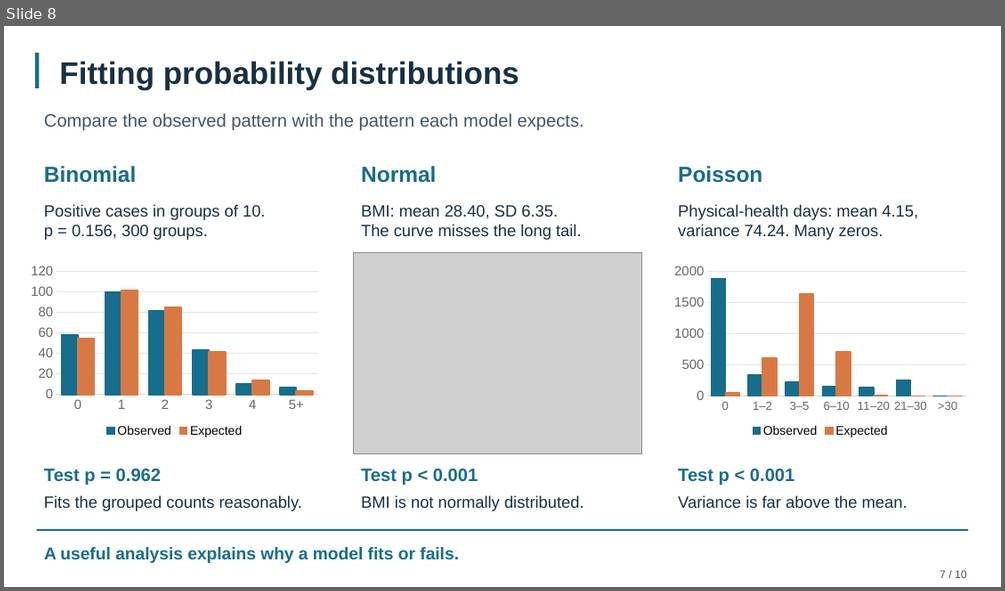
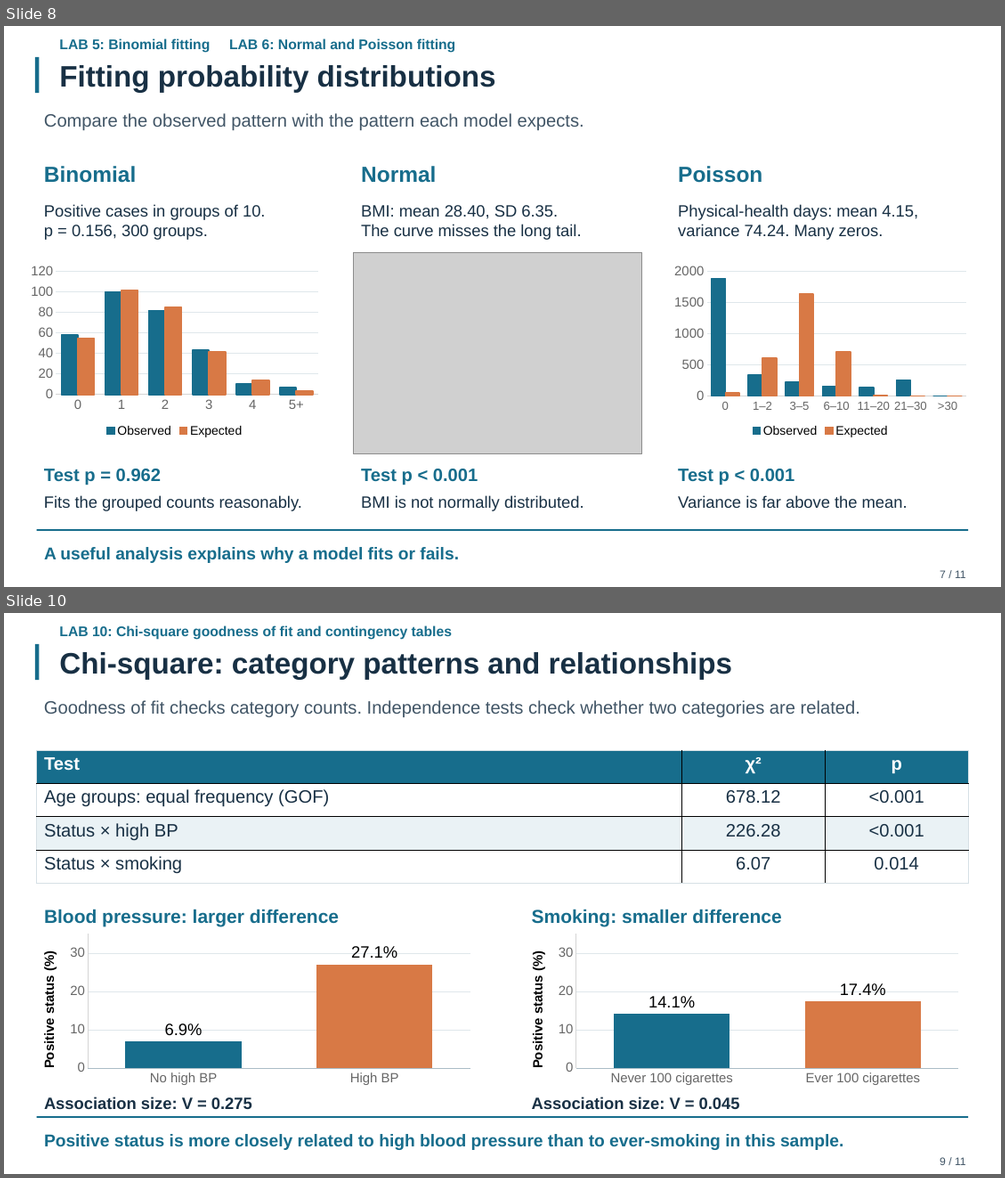
Before and after one commit to aryan8678/Maths-lab-project, a slide deck: submission/Diabetes_Statistics_Presentation.pptx. Shown one above the other, each under a label of ours: slide 8 before the commit, slides 8 and 10 after it; the slides between them are not shown. The pictures are 1005x591 and 1005x1178 pixels, drawn with LibreOffice and Linux fonts; fonts in the diff are those of the drawing; grey boxes stand for pictures. Boxes give left, top, right and bottom in pixels: in the first picture for what was removed or moved away, otherwise in the second. Text is boxed around its words. In the diff, an @@ line names an element or a change of style, - is before the commit and + after.

```diff
--- a/submission/Diabetes_Statistics_Presentation.pptx
+++ b/submission/Diabetes_Statistics_Presentation.pptx
@@ slide 10 added at <box>4,613,1001,1174</box>, background #FFFFFF @@
@@ text added at <box>59,625,452,640</box>, 13.5 pt, text #176D8C, bold @@
+LAB 10: Chi-square goodness of fit and contingency tables
@@ rectangle added at <box>35,644,39,681</box>, fill #176D8C @@
@@ text added at <box>59,652,732,680</box>, 28.5 pt, text #183044, bold @@
+Chi-square: category patterns and relationships
@@ text added at <box>44,700,860,717</box>, 17.2 pt, text #415566 @@
+Goodness of fit checks category counts. Independence tests check whether two categories are related.
@@ table added at <box>37,750,969,883</box>, 4 rows, 3 columns @@
+Test | χ² | p
+Age groups: equal frequency (GOF) | 678.12 | <0.001
+Status × high BP | 226.28 | <0.001
+Status × smoking | 6.07 | 0.014
@@ column chart added at <box>25,931,479,1088</box> @@
+categories: No high BP, High BP
+Series 1: 6.9, 27.1
@@ text added at <box>44,908,339,927</box>, 18 pt, text #176D8C, bold @@
+Blood pressure: larger difference
@@ column chart added at <box>513,931,967,1088</box> @@
+categories: Never 100 cigarettes, Ever 100 cigarettes
+Series 1: 14.1, 17.4
@@ text added at <box>532,908,781,927</box>, 18 pt, text #176D8C, bold @@
+Smoking: smaller difference
@@ rectangle added at <box>37,1116,969,1118</box>, fill #176D8C @@
@@ text added at <box>44,1096,252,1109</box>, 15.8 pt, text #183044, bold @@
+Association size: V = 0.275
@@ text added at <box>532,1096,740,1109</box>, 15.8 pt, text #183044, bold @@
+Association size: V = 0.045
@@ text added at <box>44,1134,843,1150</box>, 16.5 pt, text #176D8C, bold @@
+Positive status is more closely related to high blood pressure than to ever-smoking in this sample.
@@ text added at <box>939,1157,966,1165</box>, 10.5 pt, text #415566 @@
+9 / 11
@@ slide 8 changed as well @@
@@ text added at <box>59,38,456,53</box>, 13.5 pt, text #176D8C, bold @@
+LAB 5: Binomial fitting LAB 6: Normal and Poisson fitting
@@ rectangle: place and size @@
-rectangle at <box>35,52,39,88</box>
+rectangle at <box>35,57,39,94</box>
@@ text "Fitting probability distributions" at <box>59,65,496,93</box>: size 30 to 28.5 pt @@
@@ text at <box>939,570,966,578</box>: text changed @@
-7 / 10
+7 / 11
```
Also in this commit, not shown: 9 other slides changed, 1 other slide added, 1 slide removed, 14 other files.
